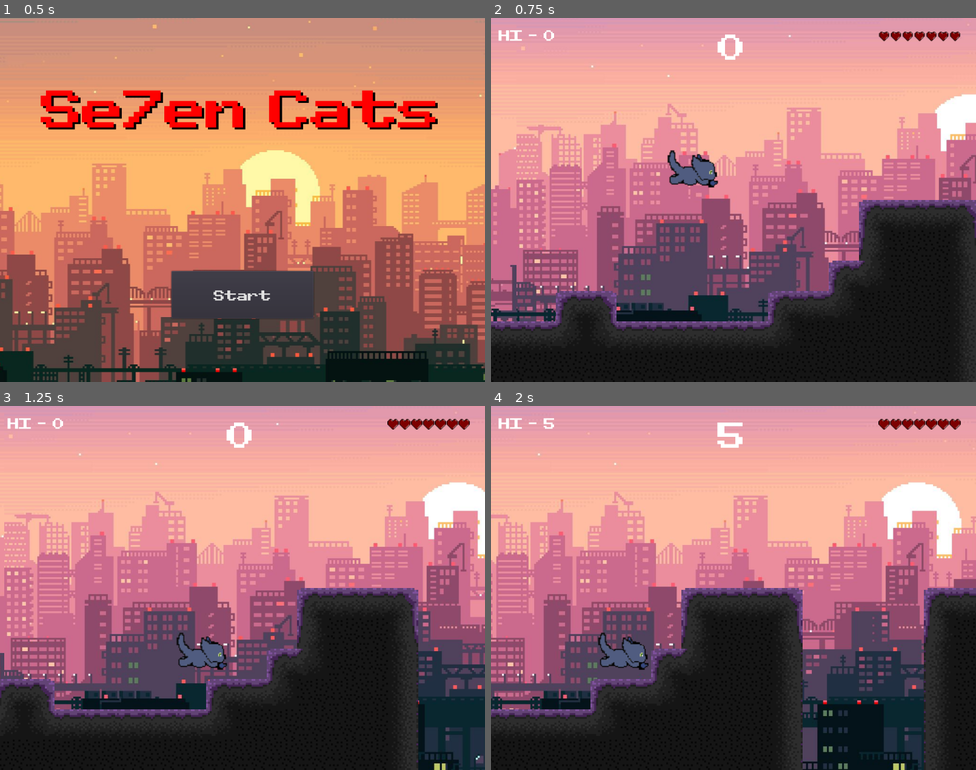
Above: before the commit, frames 1-4 (two rows, left to right).
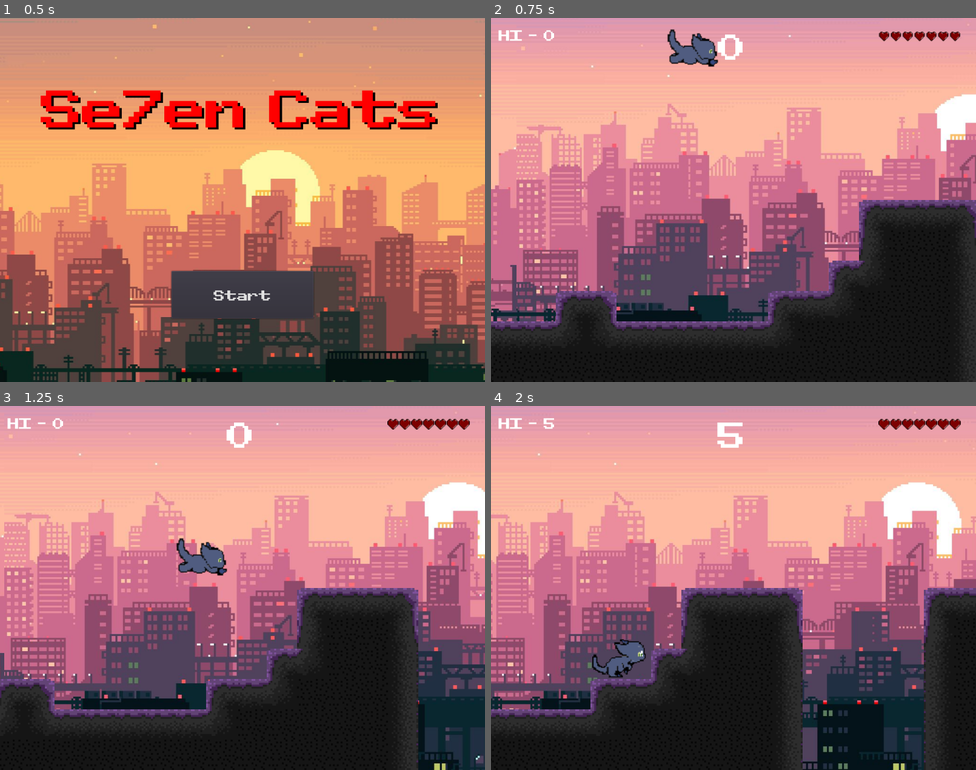
Above: after the commit, the same moments.

Repository: hadougamer/sevencats
Game: Godot game, scene res://scenes/Start.tscn
The game is run twice, just before and just after one commit, with the same random seed, the same clock (stepped at 60 frames per second) and the same inputs.
Inputs:
- Up to frame 1 (0.5 s): no input
- Up to frame 2 (0.75 s): click "Start" at 0.5 s
- Up to frame 3 (1.25 s): no input
- Up to frame 4 (2 s): hold Right (ui_right) from 1.28 s (still down)

Frame 1 is identical in both runs. In frame 2, 1.4% of the frame differs, in the area x 36-47%, y 3-47%; in frame 3, 1.3%; in frame 4, 0.6%.

Commit message:
Change SpawnPoint position

Diff:
--- a/Scripts/Main.gd
+++ b/Scripts/Main.gd
@@ -60,6 +60,7 @@
 				load_bat()
 
 		Globals.camera.position.x += 5
+
 		$Interface.position.x = (Globals.camera.position.x - 520)
 		$PlayerPos.position.x = (Globals.camera.position.x - 100)
 		$Interface.setPoints( Globals.points )
--- a/scenes/Main.tscn
+++ b/scenes/Main.tscn
@@ -36,7 +36,7 @@
 
 [node name="PlayerPos" type="Position2D" parent="."]
 visible = false
-position = Vector2( 430, 305 )
+position = Vector2( 430, 50 )
 
 [node name="FlyPos" type="Node2D" parent="."]
 
